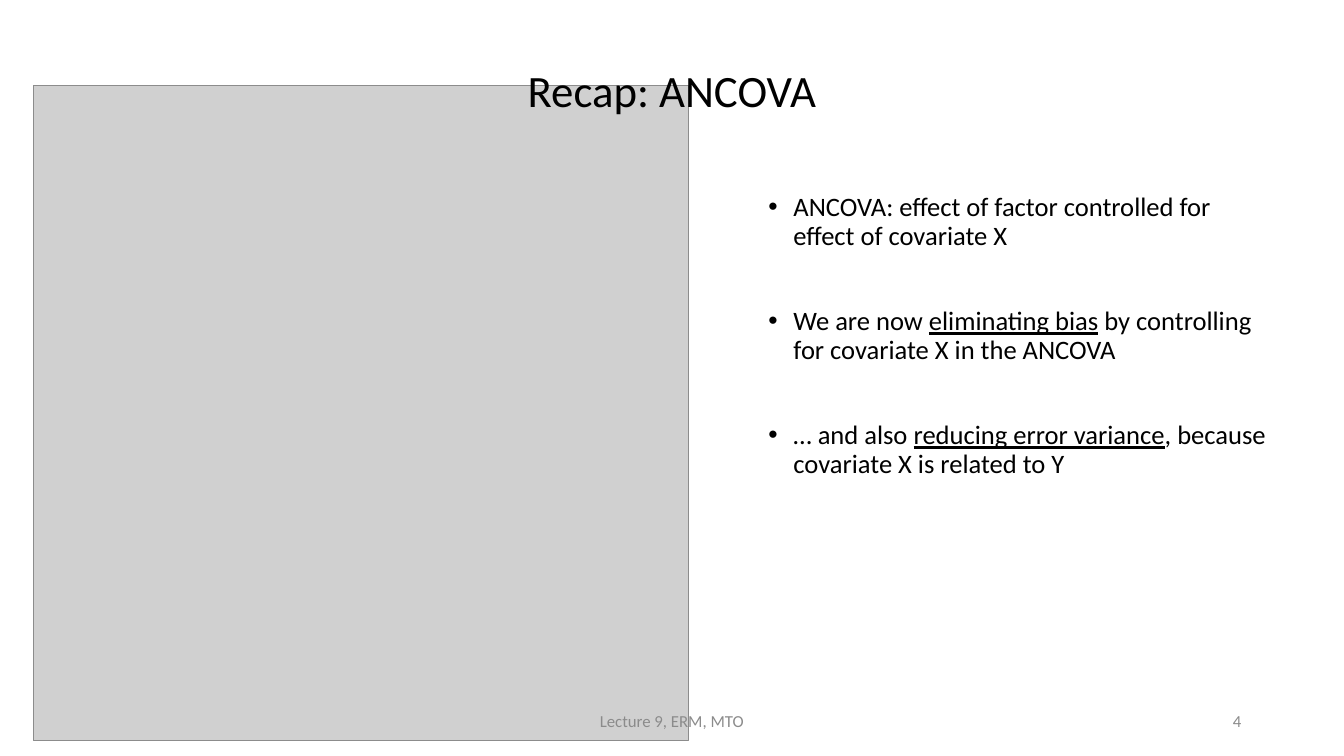
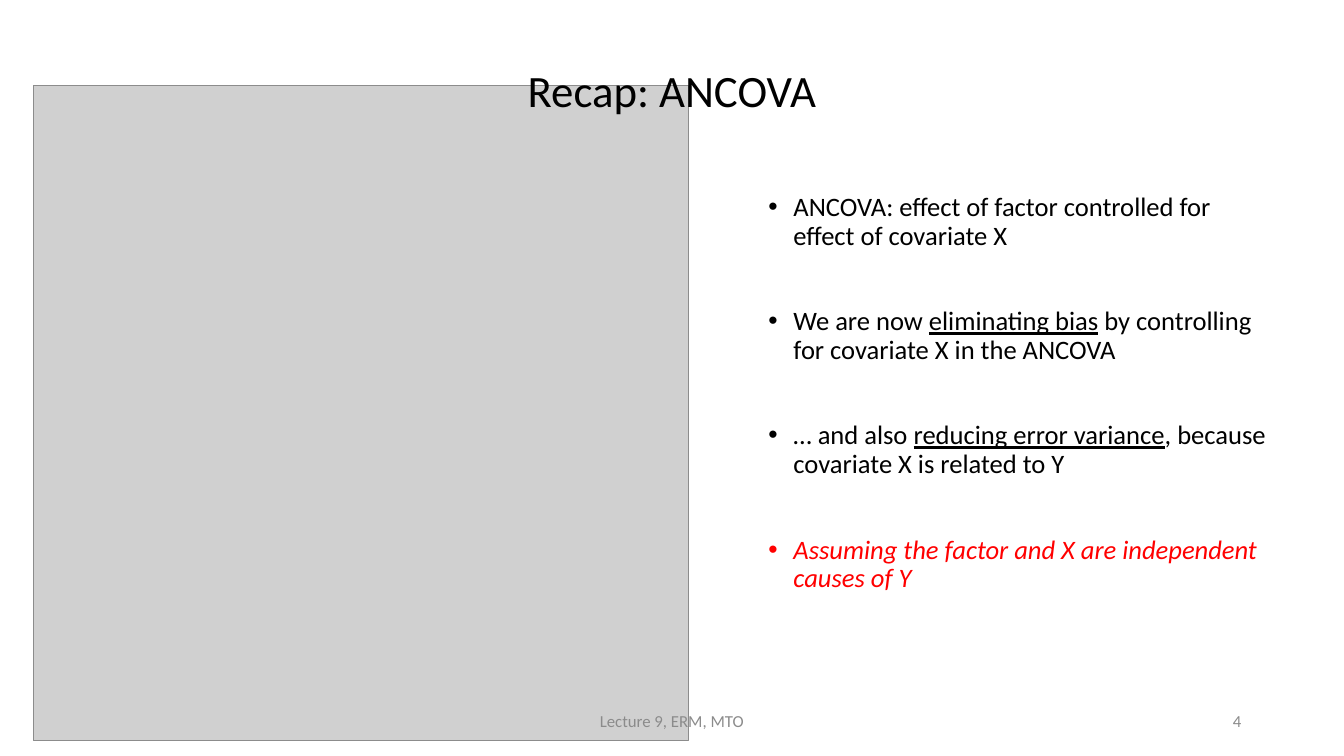
Before and after one commit to cjvanlissa/erm, a slide deck: slide 4 of HC09/HC9_EN.pptx. Drawn at 1344x756 pixels with LibreOffice and Linux fonts; fonts in the diff are those of the drawing; grey boxes stand for pictures. Boxes give left, top, right and bottom in pixels: in the first picture for what was removed or moved away, otherwise in the second. Text is boxed around its words. In the diff, an @@ line names an element or a change of style, - is before the commit and + after.

```diff
--- a/HC09/HC9_EN.pptx
+++ b/HC09/HC9_EN.pptx
@@ text at [793, 540, 1257, 590]: paragraph added @@
+• Assuming the factor and X are independent causes of Y
```
Also in this commit, not shown: 5 other slides changed, 1 other file.
